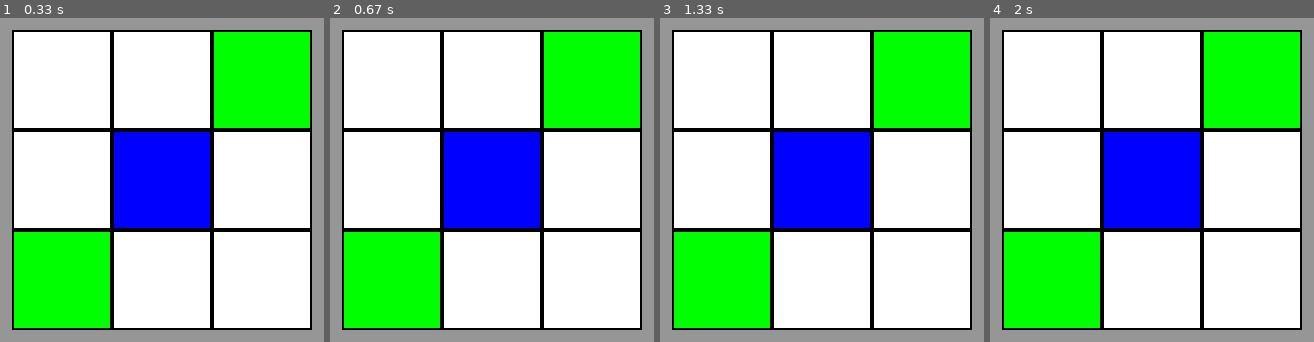
Above: before the commit, frames 1-4 (left to right).
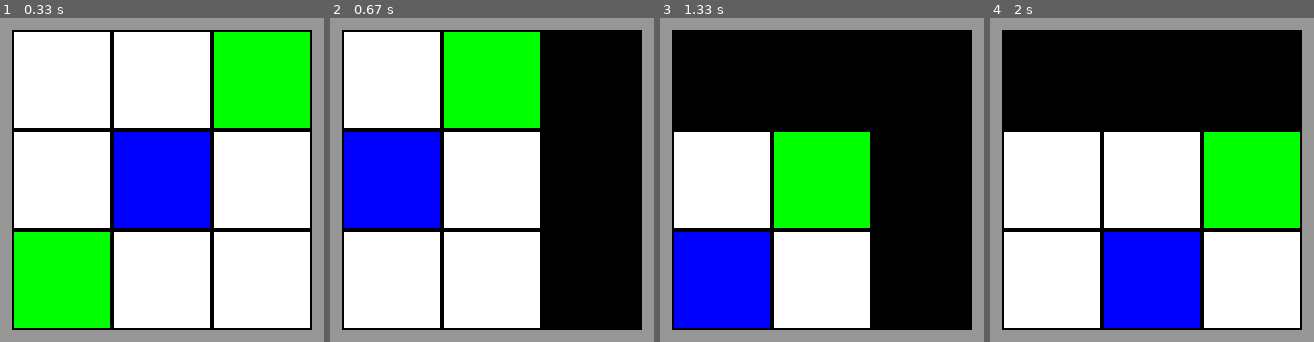
Above: after the commit, the same moments.

Repository: josh-reynolds/Python
Game: pygame game, started from pygame/nulltima/main.py
The game is run twice, just before and just after one commit, with the same random seed, the same clock (stepped at 60 frames per second) and the same inputs.
Inputs:
- Up to frame 1 (0.33 s): no input
- Up to frame 2 (0.67 s): hold Right from 0.33 s (still down)
- Up to frame 3 (1.33 s): release Right at 0.8 s; hold Up 0.83-1.13 s
- Up to frame 4 (2 s): hold Left from 1.67 s (still down)

Frame 1 is identical in both runs. In frame 2, 61% of the frame differs, in the area x 4-96%, y 4-96%; in frame 3, 61%; in frame 4, 61%.

Commit message:
Hooking up arrow key events with Grid.move() - no boundary conditions yet

Diff:
--- a/pygame/nulltima/common.py
+++ b/pygame/nulltima/common.py
@@ -1,4 +1,5 @@
 import pygame
+from pygame.locals import *
 
 RED     = (255,   0,   0)
 GREEN   = (  0, 255,   0)
@@ -14,6 +15,7 @@
 SIZE   = (640, 480)
 
 width, height = SIZE
+dirs = {K_LEFT: (-1, 0), K_RIGHT: (1, 0), K_UP: (0, -1), K_DOWN: (0, 1)}
 
 def draw_text(text, pos):
     img = font.render(text, True, BLACK)
--- a/pygame/nulltima/main.py
+++ b/pygame/nulltima/main.py
@@ -4,11 +4,11 @@
 from grid import grid
 
 g = grid(3, 3, 60, 60, 50, 50)
-g.world.contents = [[1, 1, 1, 1, 1],
-                    [1, 1, 1, 3, 1],
-                    [1, 1, 4, 1, 1],
-                    [1, 3, 1, 1, 1],
-                    [1, 1, 1, 1, 1]]
+g.world.contents = [[0, 0, 0, 0, 0],
+                    [0, 1, 1, 3, 0],
+                    [0, 1, 4, 1, 0],
+                    [0, 3, 1, 1, 0],
+                    [0, 0, 0, 0, 0]]
 g.offset = (1,1)
 
 pygame.init()
@@ -19,6 +19,10 @@
     for event in pygame.event.get():
         if event.type == QUIT:
             running = False
+        elif event.type == KEYDOWN:
+            if event.key in dirs:
+                v = dirs[event.key]
+                g.move(v[0], v[1])
 
     screen.fill(GREY)
     g.update()
